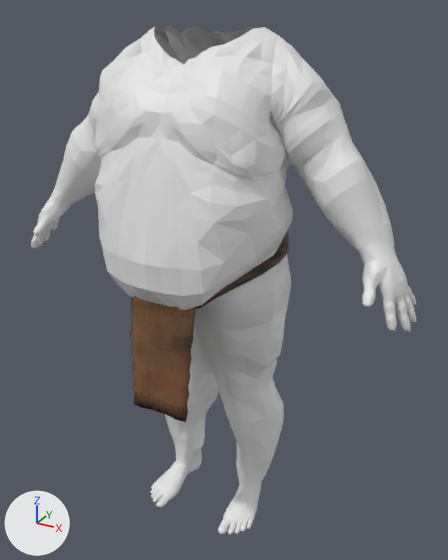
What one commit did to the Blender file source/reach_hide_m_v01.blend.
Before and after are seen from a camera (50 mm lens) standing at (83.4, -144.4, 151.9) and looking at (4.9, -1.7, 80.5). Every picture has the same lights, and +X, +Y and +Z are marked at lower left. The picture after the commit comes second. Shape keys are drawn at the values saved in each file.

The first picture shows 'ek2lc_m_reach_hide_01', 'male_body'.
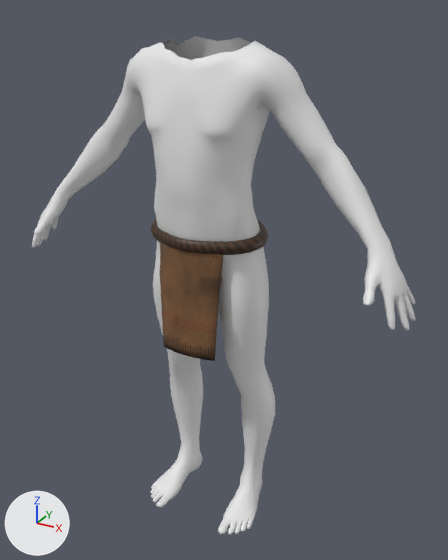
Pixel boxes (x1, y1, x2, y2) of what changed, in the pictures (448 x 560 px):
```json
{"object": "male_body", "change": "reshaped", "before": [31, 26, 417, 534], "after": [32, 36, 415, 534]}
{"object": "ek2lc_m_reach_hide_01", "change": "reshaped", "before": [130, 232, 289, 422], "after": [151, 219, 268, 361], "on screen": "26% narrower, 25% shorter"}
```

The change, as JSON lines over the scene's bpy script:
```json
{"block": "key_0_fat", "where": "key_0_fat = bpy.data.objects['male_body'].data.shape_keys.key_blocks['fat']"}
{"op": "set", "path": "key_0_fat.value", "old": "1.0", "new": "0.0"}
{"block": "key_1_gaunt", "where": "key_1_gaunt = bpy.data.objects['male_body'].data.shape_keys.key_blocks['gaunt']"}
{"op": "set", "path": "key_1_gaunt.value", "old": "1.0", "new": "0.0"}
{"block": "key_2_muscular", "where": "key_2_muscular = bpy.data.objects['male_body'].data.shape_keys.key_blocks['muscular']"}
{"op": "set", "path": "key_2_muscular.value", "old": "1.0", "new": "0.0"}
{"block": "key_3_old", "where": "key_3_old = bpy.data.objects['male_body'].data.shape_keys.key_blocks['old']"}
{"op": "set", "path": "key_3_old.value", "old": "1.0", "new": "0.0"}
{"block": "key_4_dwarf", "where": "key_4_dwarf = bpy.data.objects['male_body'].data.shape_keys.key_blocks['dwarf']"}
{"op": "set", "path": "key_4_dwarf.value", "old": "1.0", "new": "0.0"}
{"block": "key_5_fat", "where": "key_5_fat = bpy.data.objects['ek2lc_m_reach_hide_01'].data.shape_keys.key_blocks['fat']"}
{"op": "set", "path": "key_5_fat.value", "old": "1.0", "new": "0.0"}
{"block": "key_6_gaunt", "where": "key_6_gaunt = bpy.data.objects['ek2lc_m_reach_hide_01'].data.shape_keys.key_blocks['gaunt']"}
{"op": "set", "path": "key_6_gaunt.value", "old": "1.0", "new": "0.0"}
{"block": "key_7_muscular", "where": "key_7_muscular = bpy.data.objects['ek2lc_m_reach_hide_01'].data.shape_keys.key_blocks['muscular']"}
{"op": "set", "path": "key_7_muscular.value", "old": "1.0", "new": "0.0"}
{"block": "key_8_old", "where": "key_8_old = bpy.data.objects['ek2lc_m_reach_hide_01'].data.shape_keys.key_blocks['old']"}
{"op": "set", "path": "key_8_old.value", "old": "1.0", "new": "0.0"}
{"block": "key_9_dwarf", "where": "key_9_dwarf = bpy.data.objects['ek2lc_m_reach_hide_01'].data.shape_keys.key_blocks['dwarf']"}
{"op": "set", "path": "key_9_dwarf.value", "old": "1.0", "new": "0.0"}
```
